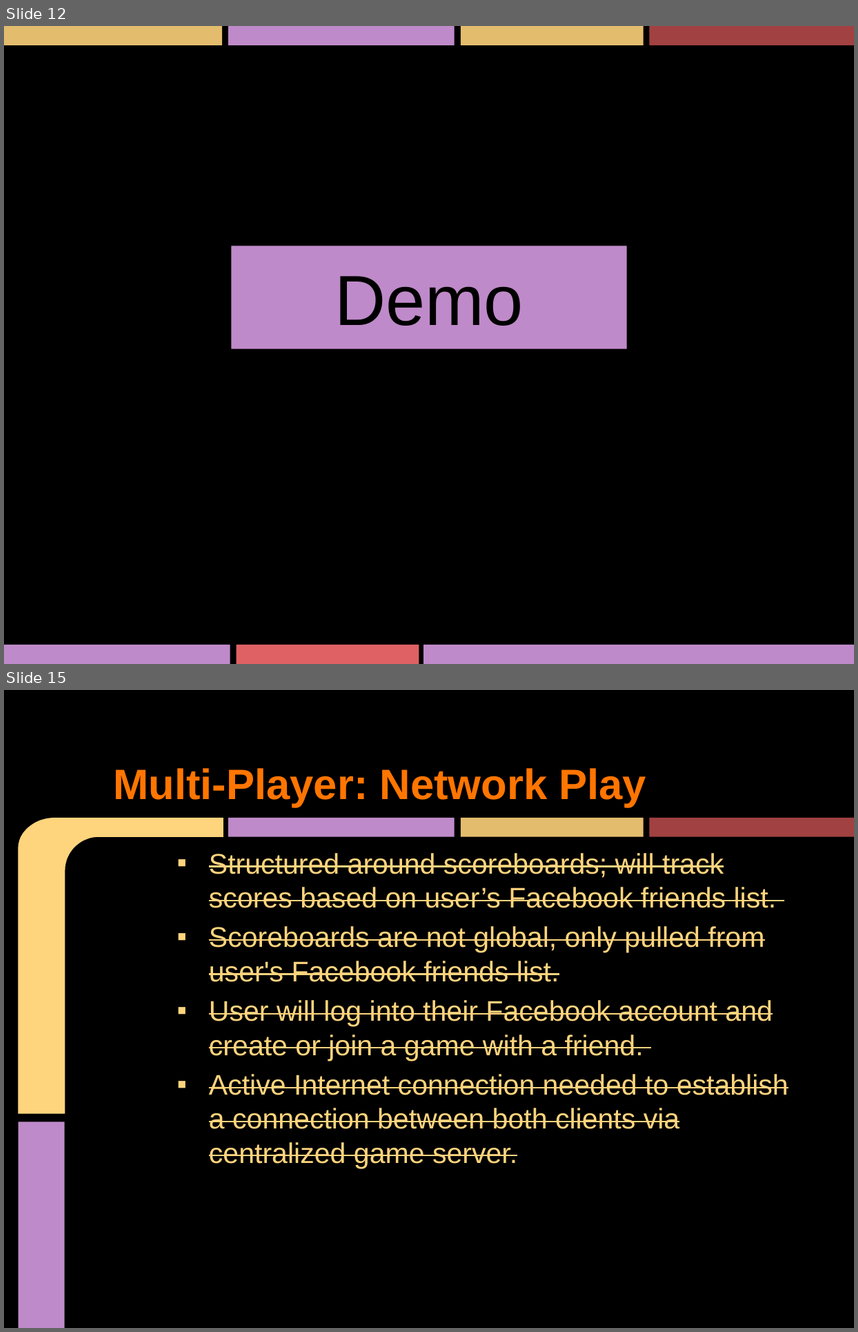
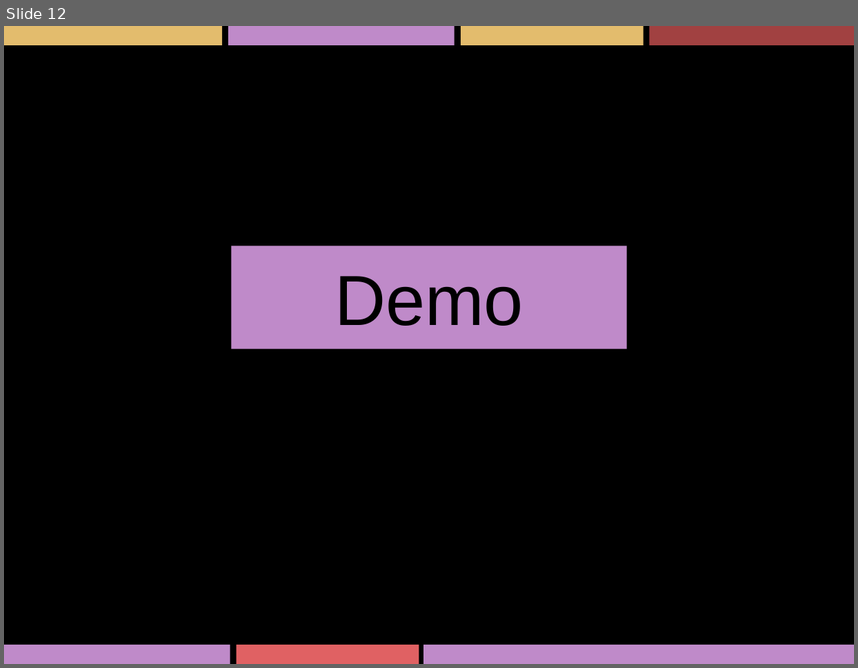
Before and after one commit to xeroequality/Repulsion-Software, a slide deck: Presentation/FirstReleaseFinal.pptx. Shown one above the other, each under a label of ours: slides 12 and 15 before the commit, slide 12 after it; the slides between them are not shown. The pictures are 858x1332 and 858x668 pixels, drawn with LibreOffice and Linux fonts; fonts in the diff are those of the drawing. Boxes give left, top, right and bottom in pixels: in the first picture for what was removed or moved away, otherwise in the second. Text is boxed around its words. In the diff, an @@ line names an element or a change of style, - is before the commit and + after.

```diff
--- a/Presentation/FirstReleaseFinal.pptx
+++ b/Presentation/FirstReleaseFinal.pptx
@@ slide 15 removed at box(4, 690, 854, 1328), background #000000 @@
@@ title removed at box(113, 768, 647, 807) @@
-Multi-Player: Network Play
@@ freeform shape removed at box(18, 818, 223, 1114) @@
@@ rectangle removed at box(228, 818, 455, 837) @@
@@ rectangle removed at box(461, 818, 643, 837) @@
@@ rectangle removed at box(649, 818, 854, 837) @@
@@ text removed at box(209, 853, 789, 1168) @@
-    ▪ Structured around scoreboards; will track scores based on user’s Facebook friends list.
-    ▪ Scoreboards are not global, only pulled from user's Facebook friends list.
-    ▪ User will log into their Facebook account and create or join a game with a friend.
-    ▪ Active Internet connection needed to establish a connection between both clients via centralized game server.
@@ rectangle removed at box(18, 1122, 65, 1328) @@
```
Also in this commit, not shown: 8 slides changed, 5 other slides removed.
